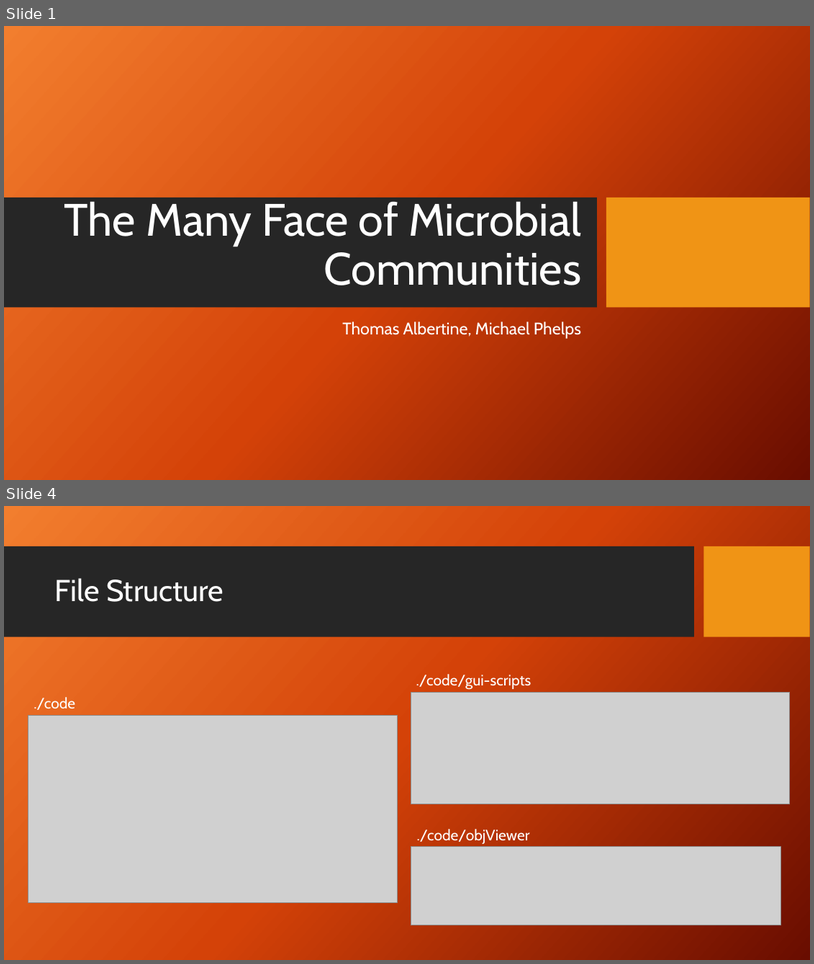
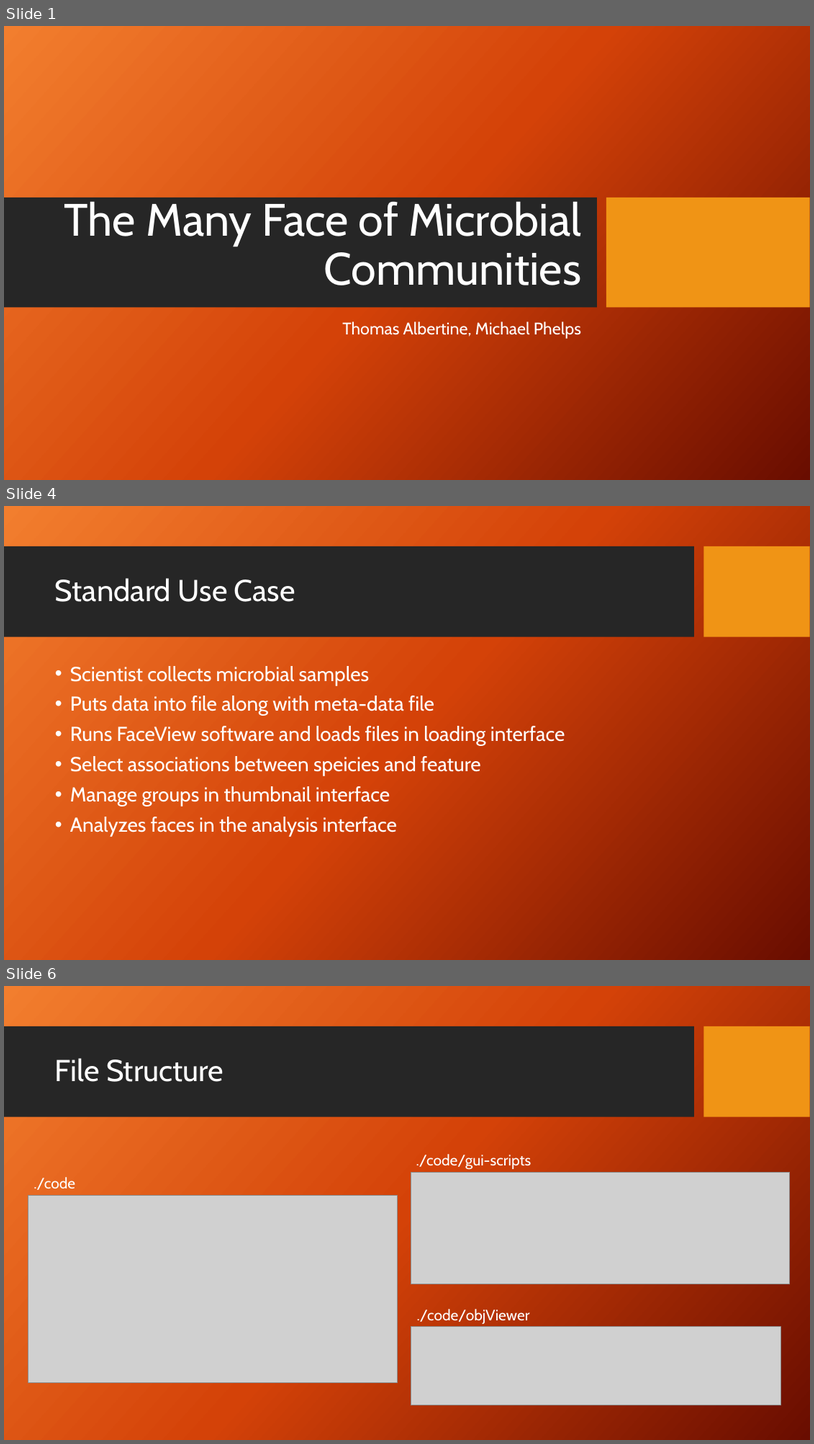
Before and after one commit to phelpsmi/MicrobialCommunityVisualation, a slide deck: documentation/betaProgressReport/winter_progress_video.pptx. Shown one above the other, each under a label of ours: slides 1 and 4 before the commit, slides 1, 4 and 6 after it; the slides between them are not shown. The pictures are 814x964 and 814x1444 pixels, drawn with LibreOffice and Linux fonts; fonts in the diff are those of the drawing; grey boxes stand for pictures; background and template pictures are left out. Boxes give left, top, right and bottom in pixels: in the first picture for what was removed or moved away, otherwise in the second. Text is boxed around its words. In the diff, an @@ line names an element or a change of style, - is before the commit and + after.

```diff
--- a/documentation/betaProgressReport/winter_progress_video.pptx
+++ b/documentation/betaProgressReport/winter_progress_video.pptx
@@ slide 4 added at bbox=[4, 506, 810, 960], background picture (left out); not listed: 2 template elements that a slide beside it also shows @@
@@ title added at bbox=[55, 578, 296, 602], 36 pt, text #FFFFFF @@
+Standard Use Case
@@ text added at bbox=[70, 666, 565, 836], 24 pt, text #FFFFFF @@
+• Scientist collects microbial samples
+• Puts data into file along with meta-data file
+• Runs FaceView software and loads files in loading interface
+• Select associations between speicies and feature
+• Manage groups in thumbnail interface
+• Analyzes faces in the analysis interface
@@ what was slide 4 is now slide 6 @@
```
Also in this commit, not shown: 2 slides changed, 3 other slides added, 3 other files.
